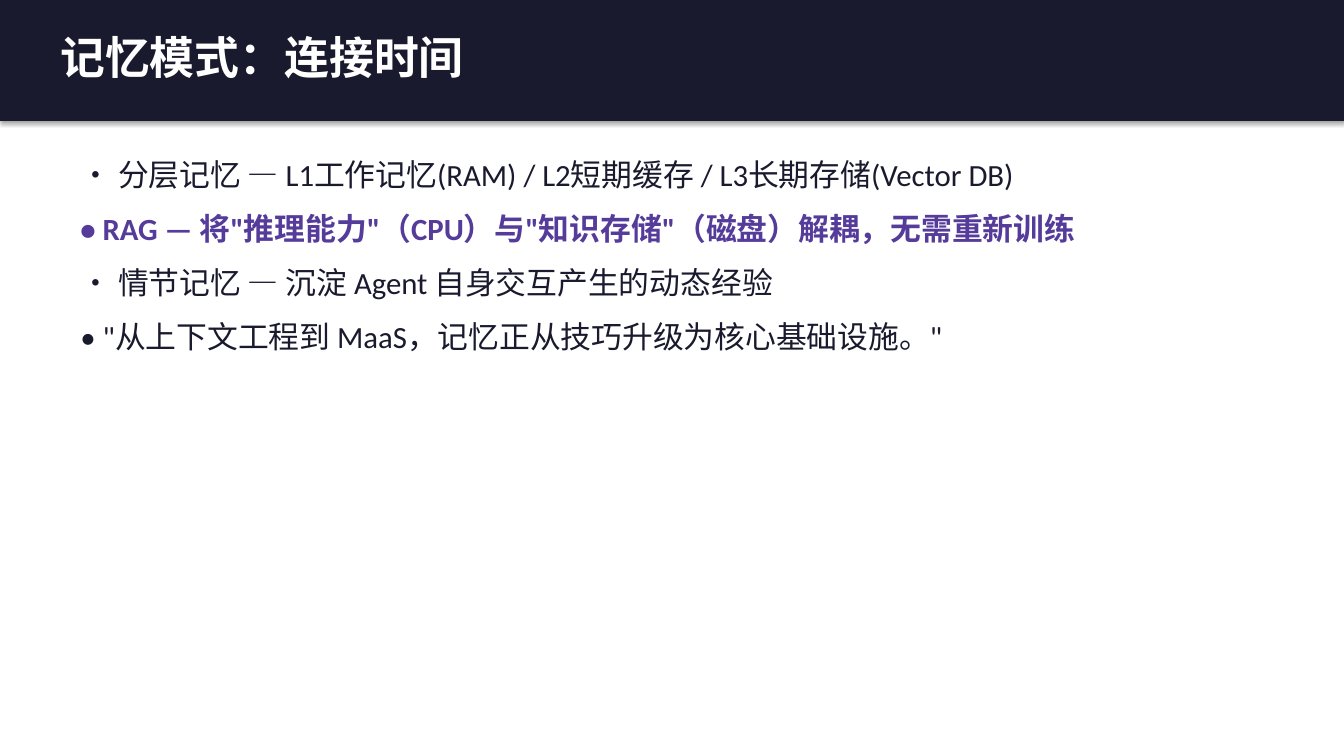
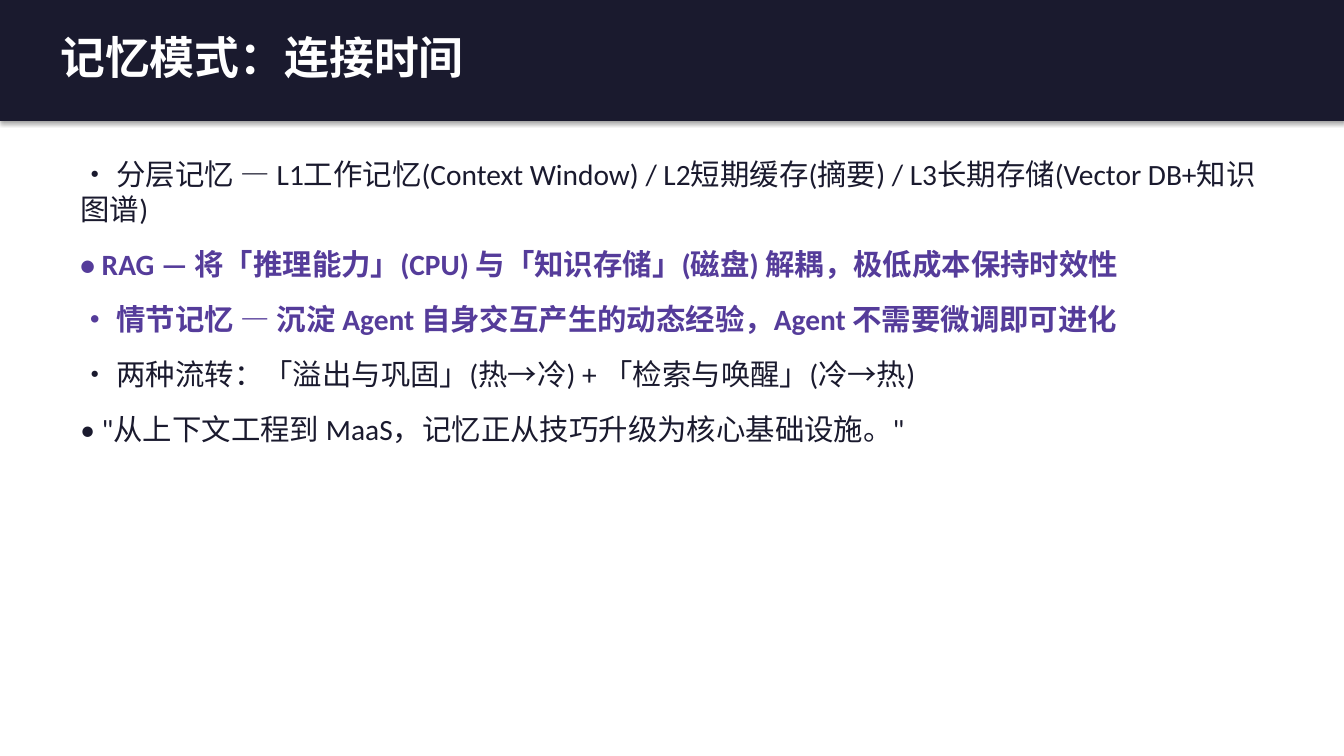
Before and after one commit to tanteng/blog, a slide deck: slide 16 of static/reports/agent-design-patterns-book-intro.pptx (slide 13 before the commit). Drawn at 1344x756 pixels with LibreOffice and Linux fonts; fonts in the diff are those of the drawing. Boxes give left, top, right and bottom in pixels: in the first picture for what was removed or moved away, otherwise in the second. Text is boxed around its words. In the diff, an @@ line names an element or a change of style, - is before the commit and + after.

```diff
--- a/static/reports/agent-design-patterns-book-intro.pptx
+++ b/static/reports/agent-design-patterns-book-intro.pptx
@@ text at box(80, 160, 1256, 389): text changed; size 22 to 21 pt @@
-• 分层记忆 — L1工作记忆(RAM) / L2短期缓存 / L3长期存储(Vector DB)
-• RAG — 将"推理能力"（CPU）与"知识存储"（磁盘）解耦，无需重新训练
-• 情节记忆 — 沉淀 Agent 自身交互产生的动态经验
+• 分层记忆 — L1工作记忆(Context Window) / L2短期缓存(摘要) / L3长期存储(Vector DB+知识图谱)
+• RAG — 将「推理能力」(CPU) 与「知识存储」(磁盘) 解耦，极低成本保持时效性
+• 情节记忆 — 沉淀 Agent 自身交互产生的动态经验，Agent 不需要微调即可进化
+• 两种流转：「溢出与巩固」(热→冷) + 「检索与唤醒」(冷→热)
@@ text at box(102, 415, 905, 443): size 22 to 21 pt in "• "从上下文工程到 MaaS，记忆正从技巧升级为核心基础设施。""; more space between paragraphs @@
```
Also in this commit, not shown: 19 other slides changed, 5 slides added, 1 slide removed.
